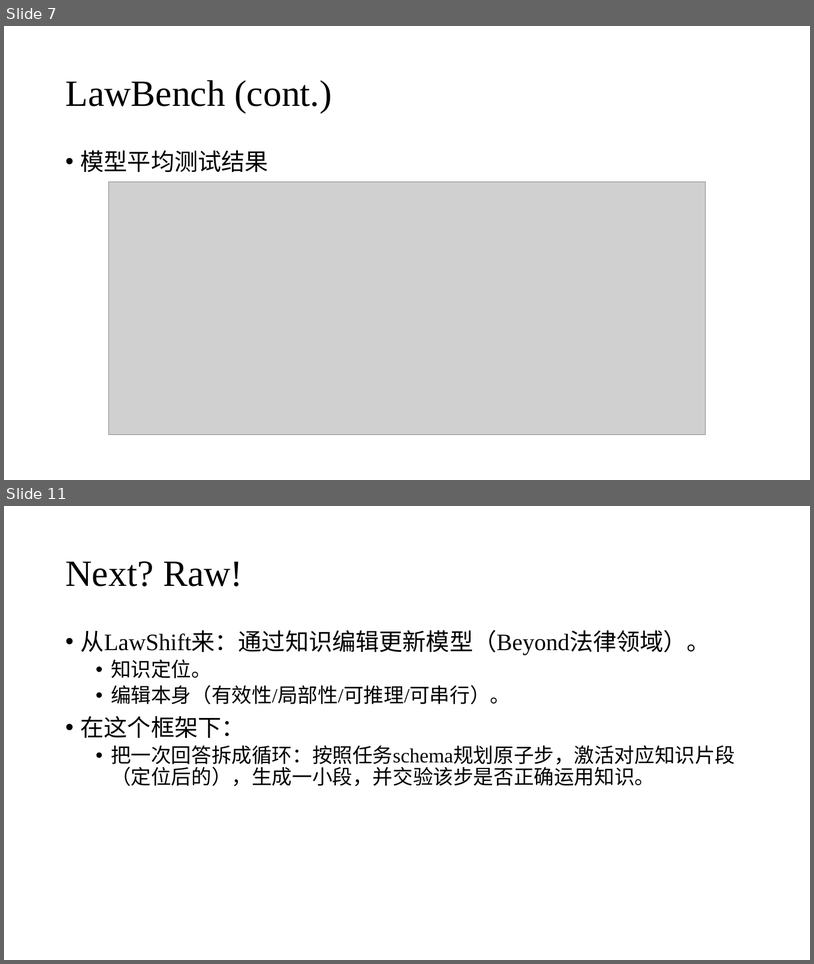
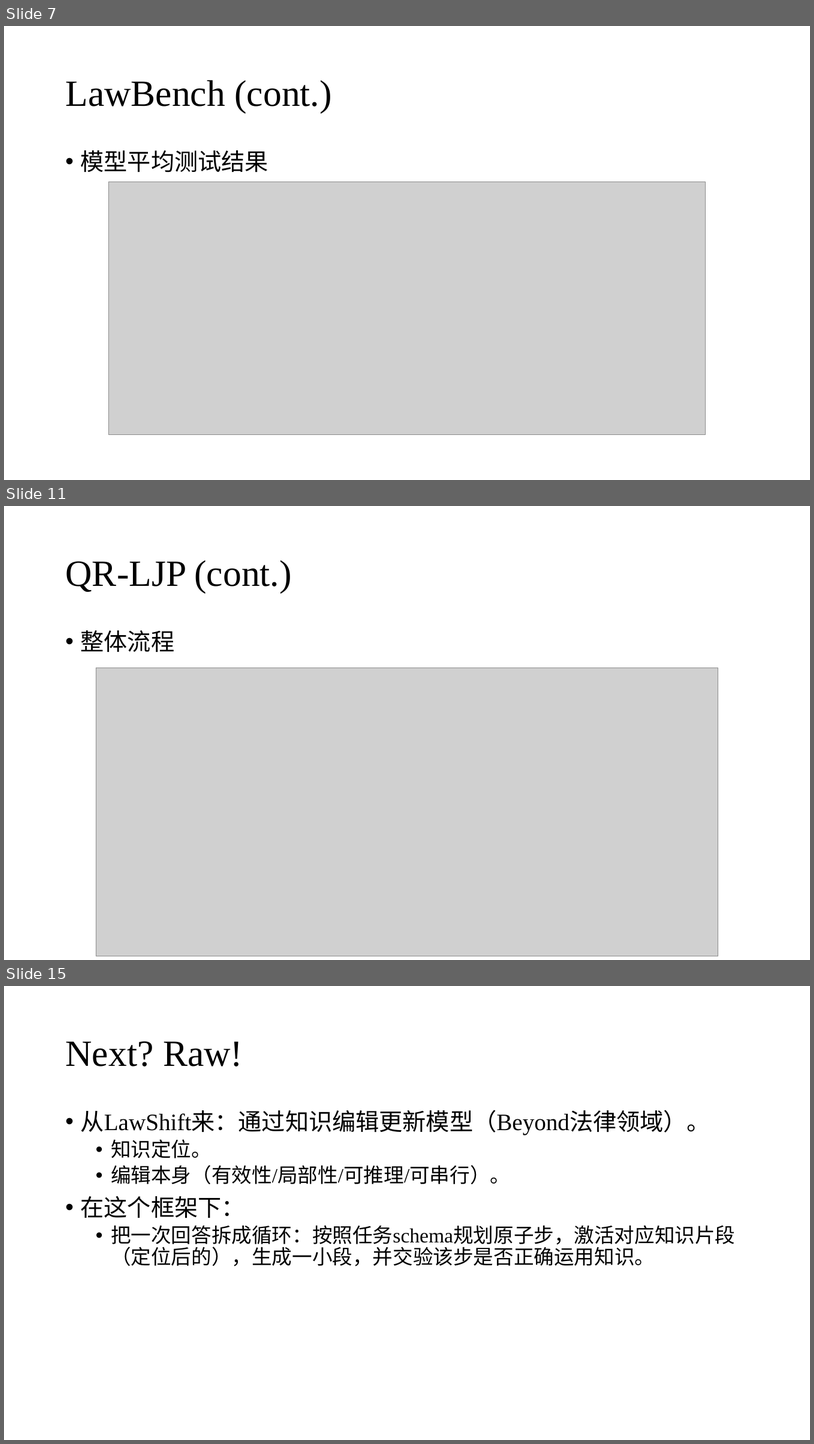
Before and after one commit to zhuohan9036/research_general_materials, a slide deck: legal_ai/20251107_intro_legal_ai_works.pptx. Shown one above the other, each under a label of ours: slides 7 and 11 before the commit, slides 7, 11 and 15 after it; the slides between them are not shown. The pictures are 814x964 and 814x1444 pixels, drawn with LibreOffice and Linux fonts; fonts in the diff are those of the drawing; grey boxes stand for pictures. Boxes give left, top, right and bottom in pixels: in the first picture for what was removed or moved away, otherwise in the second. Text is boxed around its words. In the diff, an @@ line names an element or a change of style, - is before the commit and + after.

```diff
--- a/legal_ai/20251107_intro_legal_ai_works.pptx
+++ b/legal_ai/20251107_intro_legal_ai_works.pptx
@@ slide 11 added at box(4, 506, 810, 960), background #FFFFFF @@
@@ title added at box(65, 560, 291, 592), 44 pt, text #000000 @@
+QR-LJP (cont.)
@@ text added at box(81, 630, 175, 652), 28 pt, text #000000 @@
+• 整体流程
@@ picture added at box(96, 667, 719, 955) @@
@@ what was slide 11 is now slide 15 @@
```
Also in this commit, not shown: 7 slides changed, 3 other slides added, 1 other file.
